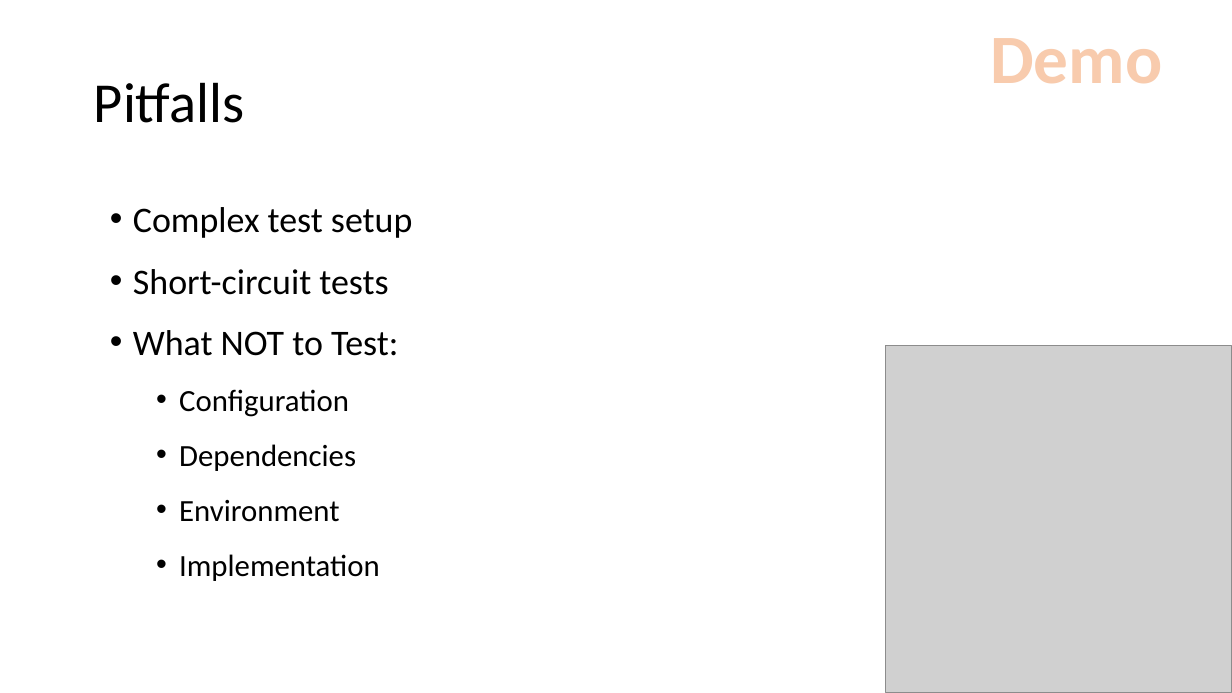
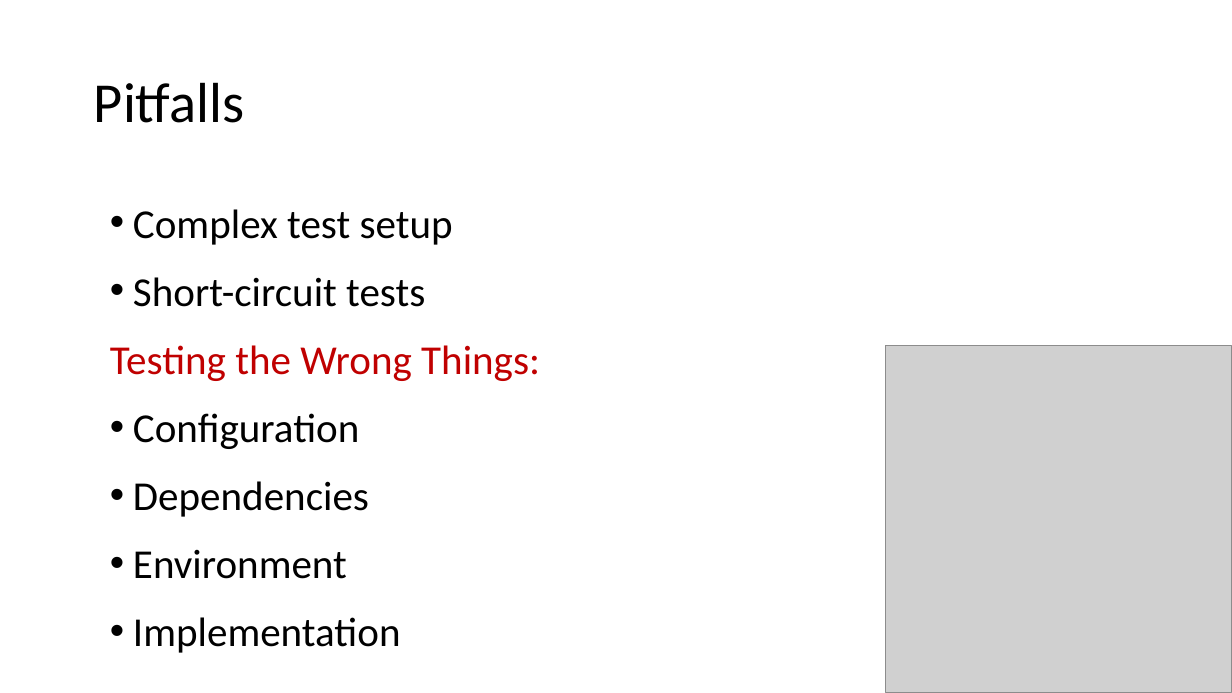
Before and after one commit to wschroder/UnitTestingDemo.GitHub, a slide deck: slide 11 of Effective Unit Testing.pptx (slide 9 before the commit). Drawn at 1232x693 pixels with LibreOffice and Linux fonts; fonts in the diff are those of the drawing; grey boxes stand for pictures. Boxes give left, top, right and bottom in pixels: in the first picture for what was removed or moved away, otherwise in the second. Text is boxed around its words. In the diff, an @@ line names an element or a change of style, - is before the commit and + after.

```diff
--- a/Effective Unit Testing.pptx
+++ b/Effective Unit Testing.pptx
@@ text removed at (990,38,1162,84) @@
-Demo
@@ text at (133,209,453,579): size 28 to 32 pt in "Complex test setup", "Short-circuit tests"; size 24 to 32 pt in "Configuration", "Dependencies", "Environment", "Implementation"; list level 2 to 1 in "Configuration"; list level 2 to 1 in "Dependencies"; list level 2 to 1 in "Environment"; list level 2 to 1 in "Implementation" @@
@@ text at (110,345,540,381): text changed; size 28 to 32 pt; text colour #000000 to #C00000 @@
-• What NOT to Test:
+Testing the Wrong Things:
```
Also in this commit, not shown: 11 other slides changed, 3 slides added.
